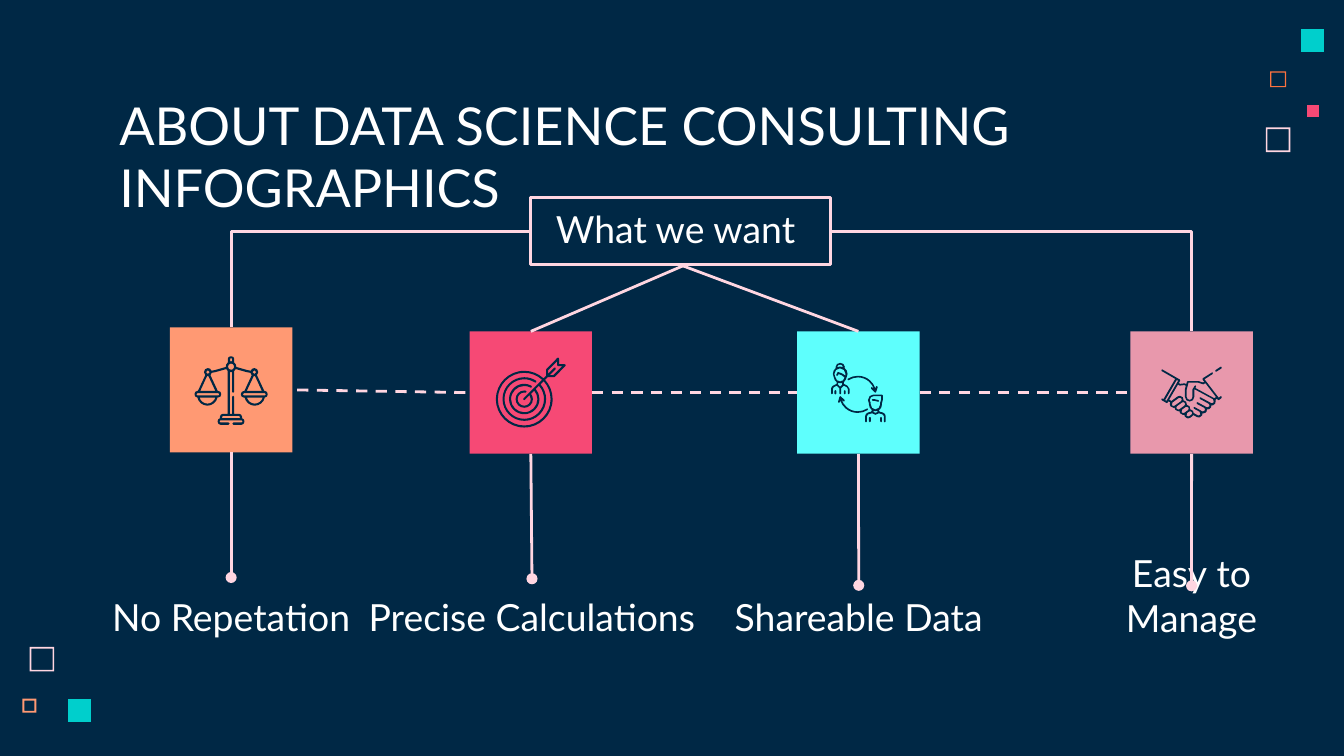
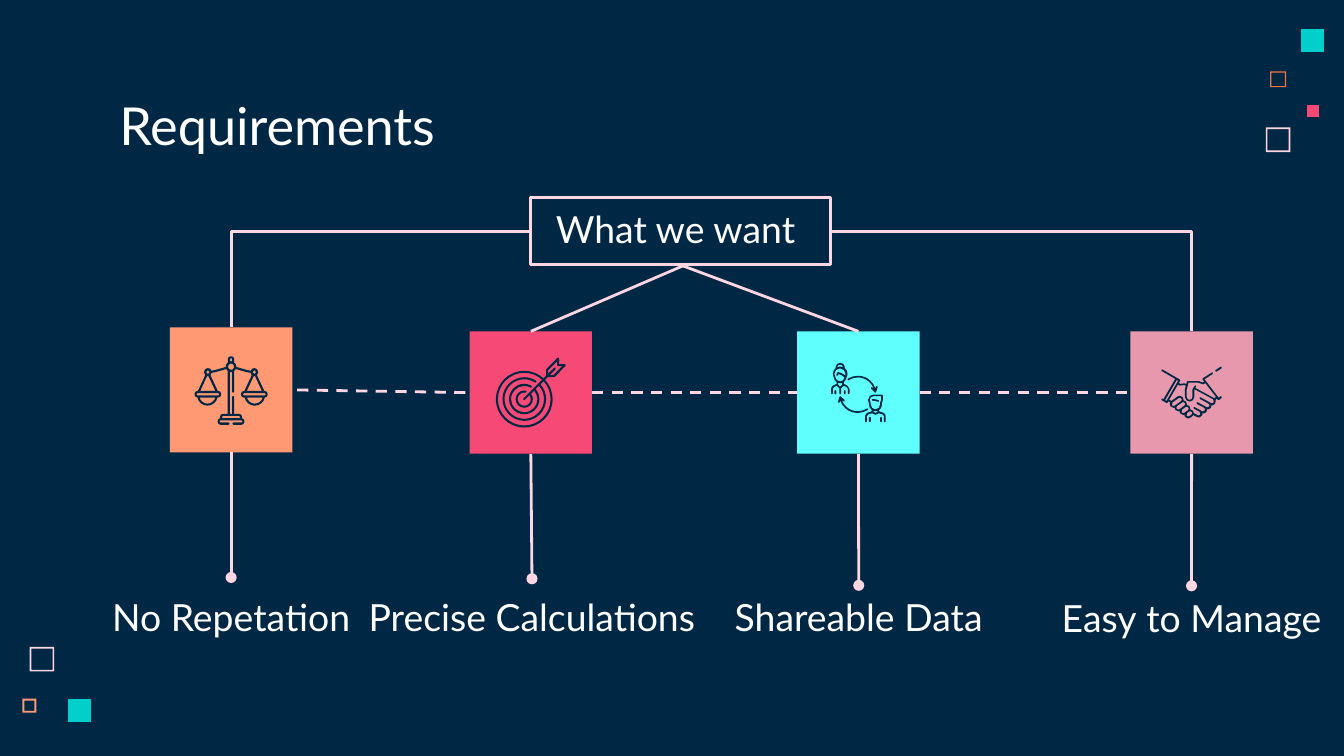
Before and after one commit to AbdulMateenzwl/Final-Year-Project-Management-System, a slide deck: slide 7 of Presentation/Presentation.pptx. Drawn at 1344x756 pixels with LibreOffice and Linux fonts; fonts in the diff are those of the drawing. Boxes give left, top, right and bottom in pixels: in the first picture for what was removed or moved away, otherwise in the second. Text is boxed around its words. In the diff, an @@ line names an element or a change of style, - is before the commit and + after.

```diff
--- a/Presentation/Presentation.pptx
+++ b/Presentation/Presentation.pptx
@@ title at [119,107,434,154]: text changed @@
-ABOUT DATA SCIENCE CONSULTING INFOGRAPHICS
+Requirements
@@ text "Easy to Manage" rewrapped from [1126,554,1257,639] to [1062,605,1321,639] @@
```
Also in this commit, not shown: 2 other slides changed, 5 other files.
